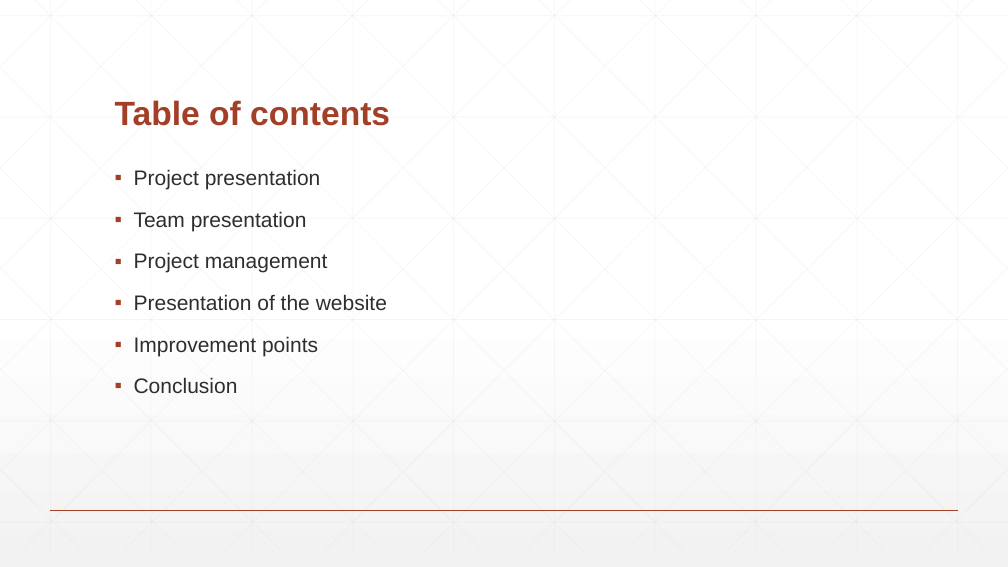
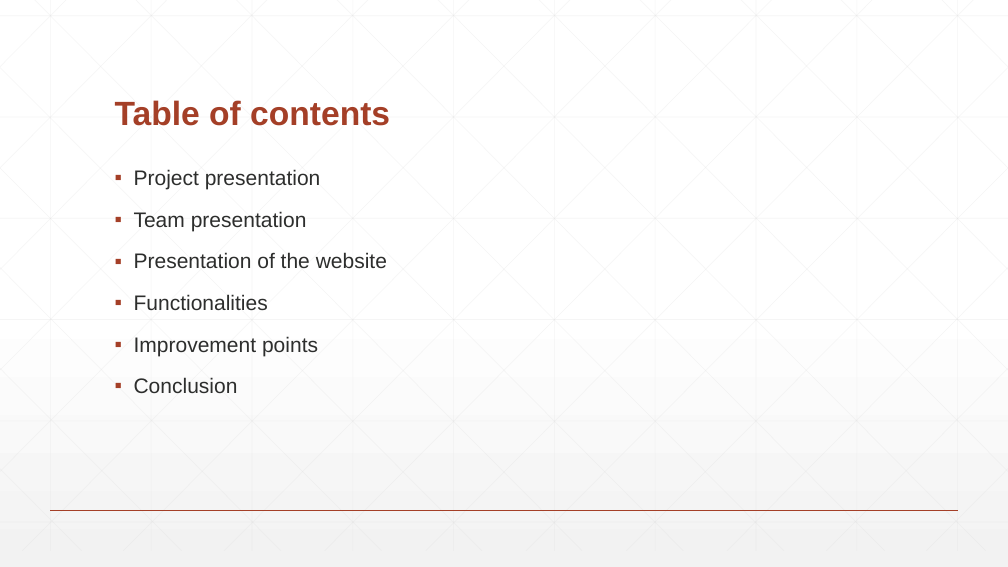
Before and after one commit to PaulFICOT/CESI_A2_Web_G2, a slide deck: slide 2 of Présentation/Web Project.pptx. Drawn at 1008x567 pixels with LibreOffice and Linux fonts; fonts in the diff are those of the drawing. Boxes give left, top, right and bottom in pixels: in the first picture for what was removed or moved away, otherwise in the second. Text is boxed around its words. In the diff, an @@ line names an element or a change of style, - is before the commit and + after.

```diff
--- a/Présentation/Web Project.pptx
+++ b/Présentation/Web Project.pptx
@@ text at bbox=[134, 252, 328, 273]: paragraph removed @@
-▪ Project management
@@ text at bbox=[134, 294, 268, 311]: paragraph added @@
+▪ Functionalities
```
Also in this commit, not shown: 5 slides added, 1 slide removed, 2 other files.
